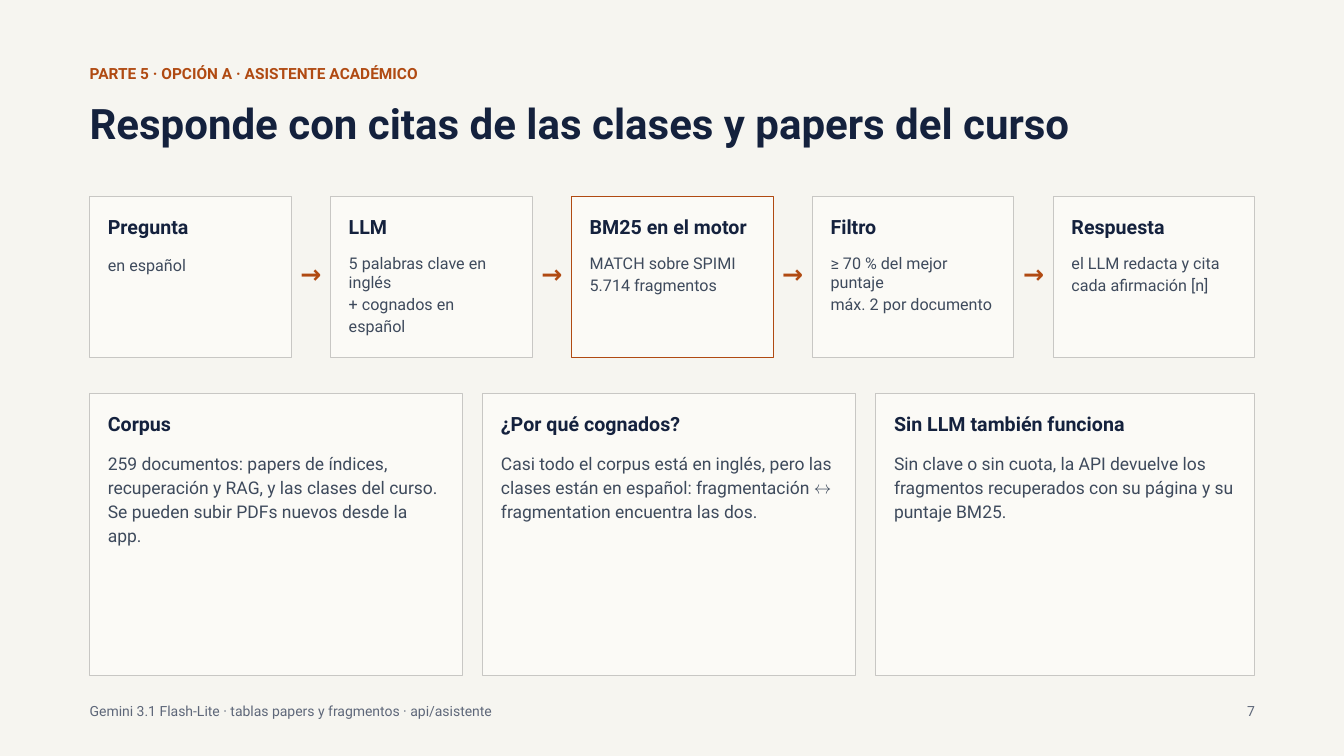
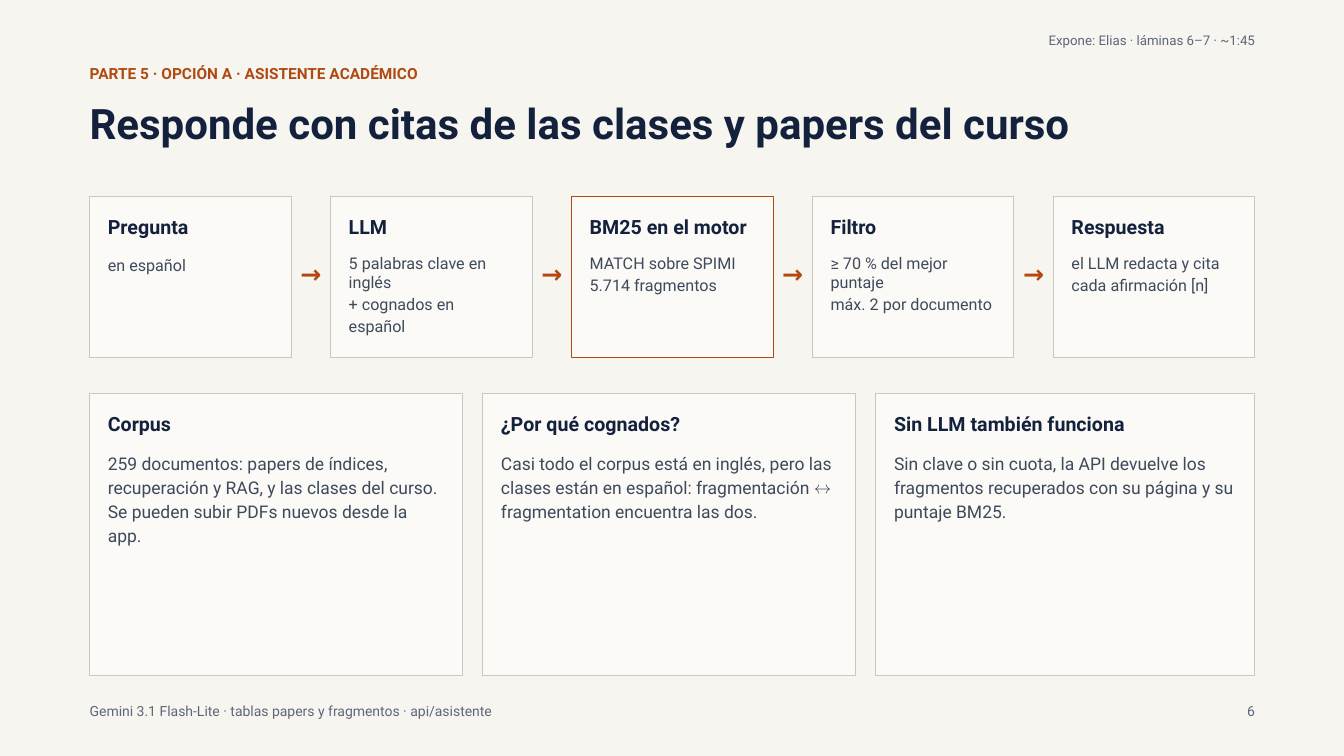
Before and after one commit to josegc02/Multimodal-tiny-database-engine, a slide deck: slide 6 of docs/presentacion/Presentacion_Final_BD2.pptx (slide 7 before the commit). Drawn at 1344x756 pixels with LibreOffice and Linux fonts; fonts in the diff are those of the drawing. Boxes give left, top, right and bottom in pixels: in the first picture for what was removed or moved away, otherwise in the second. Text is boxed around its words. In the diff, an @@ line names an element or a change of style, - is before the commit and + after.

```diff
--- a/docs/presentacion/Presentacion_Final_BD2.pptx
+++ b/docs/presentacion/Presentacion_Final_BD2.pptx
@@ text added at (1049, 35, 1255, 48), 9.5 pt, text #5E6779 @@
+Expone: Elias · láminas 6–7 · ~1:45
@@ text at (1247, 706, 1255, 716): text changed @@
-7
+6
```
Also in this commit, not shown: 8 other slides changed, 1 slide added.
